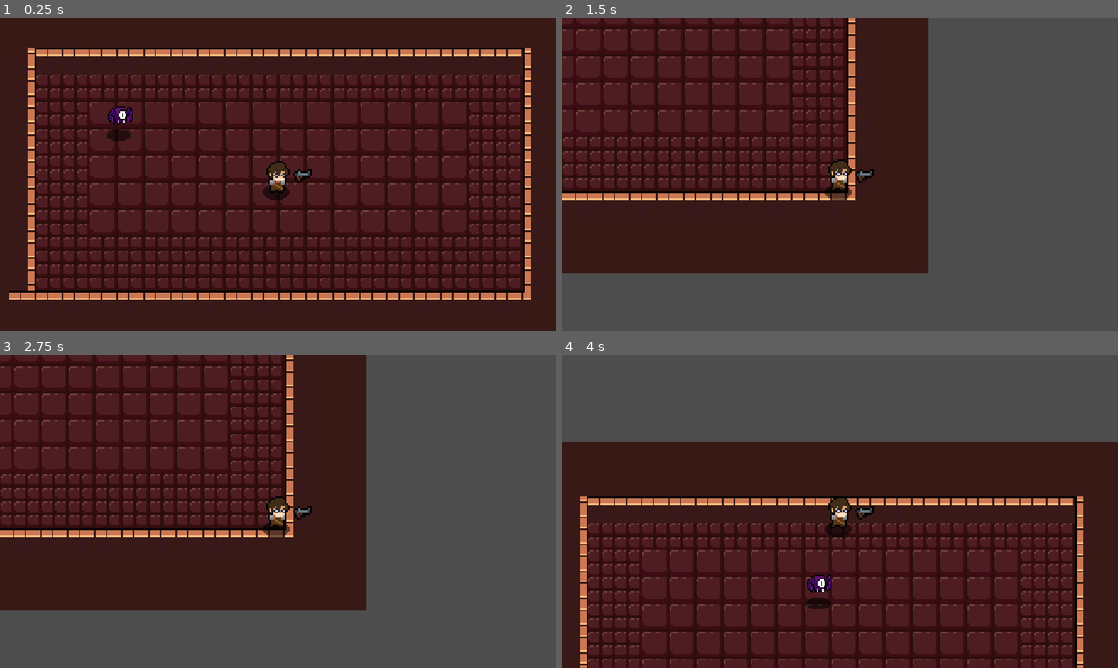
Above: before the commit, frames 1-4 (two rows, left to right).
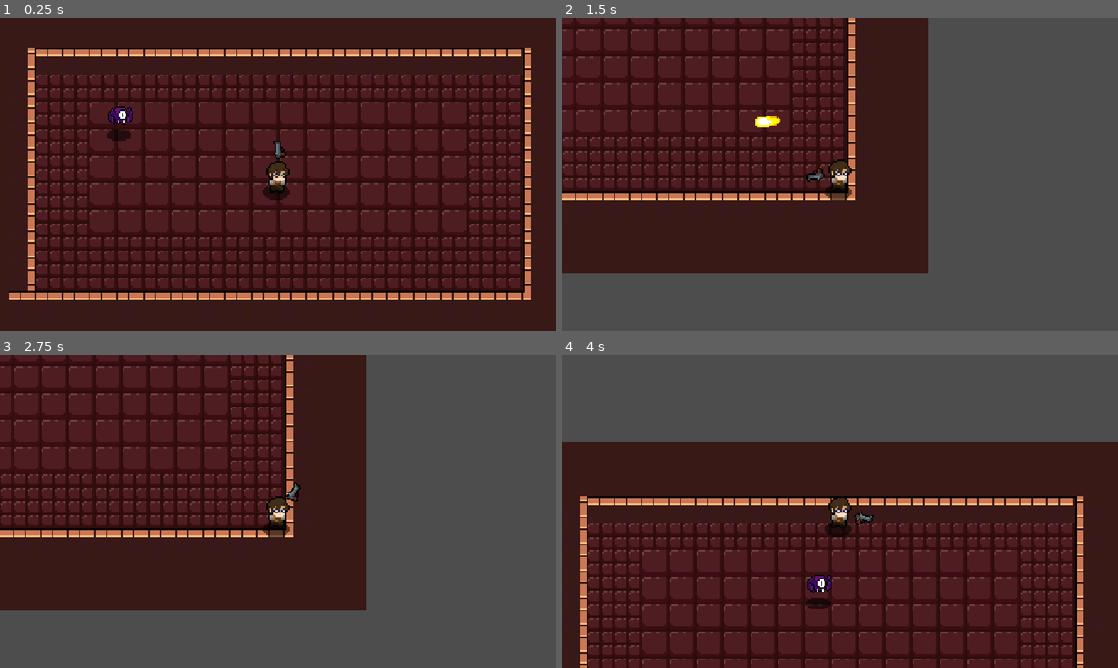
Above: after the commit, the same moments.

Repository: joseacunab/curso-de-godot---primer-videojuego
Game: Godot game, scene res://escenas/nivel_1.tscn
Two runs of this game, one before a commit and one after it. Both use one fixed random seed, a clock stepped at 60 frames per second and the inputs below. The project has no main scene, so this scene is started directly.
Inputs (mouse positions are in pixels of both pictures, inside the frame that each line leads up to):
- Up to frame 1 (0.25 s): no input
- Up to frame 2 (1.5 s): move the mouse to (962, 158) at 0.52 s; hold Right (ui_right) 0.53-1.28 s; click (962, 158) at 0.6 s; move the mouse to (728, 190) at 1.27 s; hold Down (ui_down) from 1.28 s (still down); click (728, 190) at 1.35 s
- Up to frame 3 (2.75 s): move the mouse to (333, 442) at 2.02 s; release Down (ui_down) at 2.03 s; hold Right (ui_right) from 2.03 s (still down); click (333, 442) at 2.1 s
- Up to frame 4 (4 s): tap Enter at 2.75 s; move the mouse to (812, 574) at 2.77 s; release Right (ui_right) at 2.78 s; hold Up (ui_up) 2.78-3.53 s; click (812, 574) at 2.85 s; move the mouse to (1006, 558) at 3.52 s; hold Left (ui_left) from 3.53 s (still down); click (1006, 558) at 3.6 s

The runs differ from the first frame. In frame 1, 0.2% of the frame differs, in the area x 48-57%, y 39-56%; in frame 2, 0.3%, in the area x 34-57%, y 31-56%; in frame 3, 0.2%; in frame 4, 0.2%.

Commit message:
disparos, armas y enemigos, imlementado

Diff:
--- a/escenas/bullet.tscn
+++ b/escenas/bullet.tscn
@@ -14,3 +14,5 @@
 
 [node name="Sprite2D" type="Sprite2D" parent="." unique_id=1750888270]
 texture = ExtResource("2_mbwb3")
+
+[connection signal="body_entered" from="." to="." method="_on_body_entered"]
--- a/escenas/enemigo.tscn
+++ b/escenas/enemigo.tscn
@@ -24,7 +24,7 @@
 
 [sub_resource type="Animation" id="Animation_743j8"]
 resource_name = "caminar"
-length = 0.39999999999999997
+length = 0.4
 loop_mode = 1
 tracks/0/type = "value"
 tracks/0/imported = false
@@ -45,7 +45,7 @@
 &"caminar": SubResource("Animation_743j8")
 }
 
-[node name="CharacterBody2D" type="CharacterBody2D" unique_id=311083187]
+[node name="CharacterBody2D" type="CharacterBody2D" unique_id=311083187 groups=["enemies"]]
 platform_floor_layers = 4294901760
 script = ExtResource("1_uhebs")
 
--- a/escenas/gun.tscn
+++ b/escenas/gun.tscn
@@ -1,8 +1,10 @@
 [gd_scene format=3 uid="uid://6dcnkc7wf3xb"]
 
 [ext_resource type="Texture2D" uid="uid://mdqtdqd0ufk7" path="res://assets/free_assets/weapons/gun.png" id="1_uj1of"]
+[ext_resource type="Script" uid="uid://blqr5mho8le0t" path="res://scripts/gun.gd" id="1_yemot"]
 
 [node name="Gun" type="Node2D" unique_id=69804074]
+script = ExtResource("1_yemot")
 
 [node name="Pivot" type="Marker2D" parent="." unique_id=1435251343]
 
@@ -10,5 +12,5 @@
 position = Vector2(14, 0)
 texture = ExtResource("1_uj1of")
 
-[node name="Marker2D" type="Marker2D" parent="Pivot/Sprite2D" unique_id=503784883]
+[node name="shoot_point" type="Marker2D" parent="Pivot/Sprite2D" unique_id=503784883]
 position = Vector2(6, 0)
--- a/escenas/nivel_1.tscn
+++ b/escenas/nivel_1.tscn
@@ -76,7 +76,7 @@
 z_index = 1
 position = Vector2(559, 347)
 
-[node name="TileMapLayer" type="TileMapLayer" parent="." unique_id=1488757794]
+[node name="TileMapLayer" type="TileMapLayer" parent="." unique_id=1488757794 groups=["walls"]]
 tile_map_data = PackedByteArray("AAAdABIAAAABAAAAAAAeABIAAAABAAAAAAAfABMAAAAAAAAAAAAgABMAAAAAAAAAAAAhABMAAAAAAAAAAAAiAB …(5296 unchanged characters)…
 tile_set = SubResource("TileSet_t1h4l")
 
--- a/project.godot
+++ b/project.godot
@@ -57,6 +57,11 @@
 , Object(InputEventKey,"resource_local_to_scene":false,"resource_name":"","device":-1,"window_id":0,"alt_pressed":false …(183 unchanged characters)…
 ]
 }
+shoot={
+"deadzone": 0.2,
+"events": [Object(InputEventMouseButton,"resource_local_to_scene":false,"resource_name":"","device":-1,"window_id":0,"alt_pressed":false,"shift_pressed":false,"ctrl_pressed":false,"meta_pressed":false,"button_mask":1,"position":Vector2(383, 17),"global_position":Vector2(394, 72),"factor":1.0,"button_index":1,"canceled":false,"pressed":true,"double_click":false,"script":null)
+]
+}
 
 [physics]
 
--- a/scripts/bullet.gd
+++ b/scripts/bullet.gd
@@ -2,6 +2,16 @@
 
 var speed = 200
 
+func ready():
+	await get_tree().create_timer(0.5).timeout
+	queue_free()
+
 func _physics_process(delta):
 	var direction = Vector2.RIGHT.rotated(rotation)
 	position += direction*speed*delta
+
+func _on_body_entered(body):
+	if body.is_in_group("enemies"):
+		body.queue_free()
+	elif body.is_in_group("walls"):
+		queue_free()
--- /dev/null
+++ b/scripts/gun.gd
@@ -0,0 +1,17 @@
+extends Node2D
+
+
+func shoot():
+	const bullet = preload("res://escenas/bullet.tscn")
+	var new_bullet = bullet.instantiate()
+	new_bullet.global_position = $Pivot/Sprite2D/shoot_point.global_position
+	new_bullet.global_rotation = $Pivot/Sprite2D/shoot_point.global_rotation
+	get_tree().current_scene.add_child(new_bullet)
+
+func _physics_process(delta):
+	var mouse_pos = get_global_mouse_position()
+	var direction = (mouse_pos-global_position).angle()
+	rotation = direction
+
+	if Input.is_action_just_pressed("shoot"):
+		shoot()
--- a/scripts/jugador.tscn
+++ b/scripts/jugador.tscn
@@ -67,12 +67,6 @@
 [node name="Node2D" type="CharacterBody2D" unique_id=2043229249]
 script = ExtResource("1_3br80")
 
-[node name="Gun" parent="." unique_id=69804074 instance=ExtResource("2_s10e1")]
-
-[node name="Sprite2D2" type="Sprite2D" parent="." unique_id=2036503576]
-position = Vector2(-1, 10)
-texture = ExtResource("2_02gvo")
-
 [node name="Sprite2D" type="Sprite2D" parent="." unique_id=129552239]
 texture = ExtResource("1_wpkjn")
 hframes = 6
@@ -88,3 +82,9 @@
 [node name="AnimationPlayer" type="AnimationPlayer" parent="." unique_id=1840610765]
 libraries/ = SubResource("AnimationLibrary_o72up")
 autoplay = &"caminar"
+
+[node name="Sprite2D2" type="Sprite2D" parent="." unique_id=2036503576]
+position = Vector2(-1, 10)
+texture = ExtResource("2_02gvo")
+
+[node name="Gun" parent="." unique_id=69804074 instance=ExtResource("2_s10e1")]
Not shown, added: scripts/gun.gd.uid
